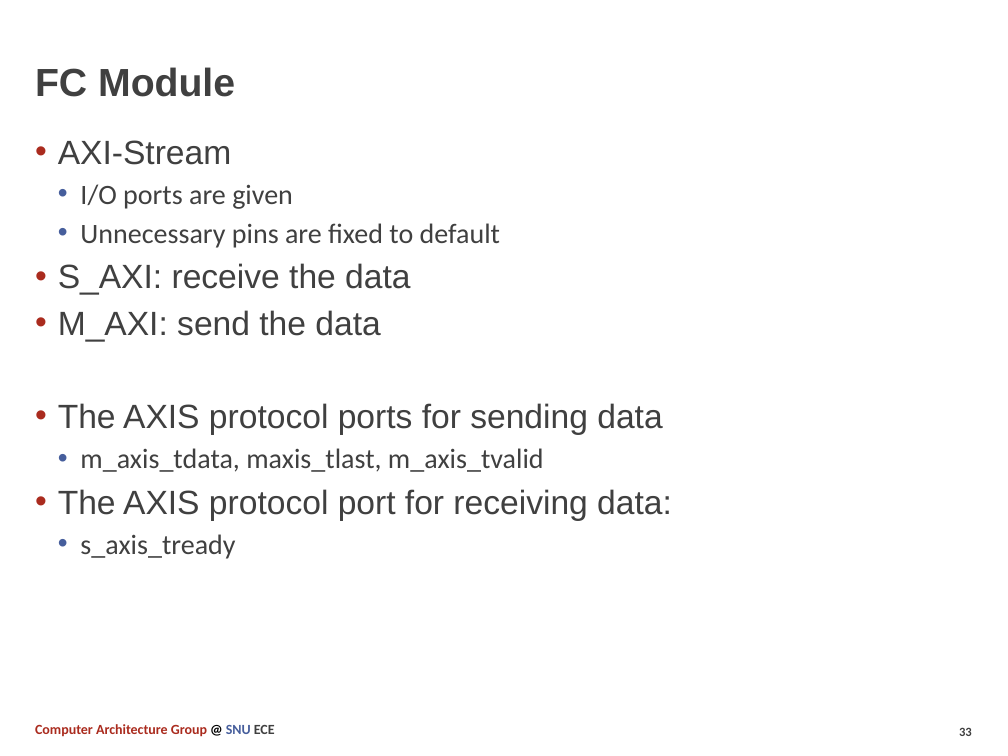
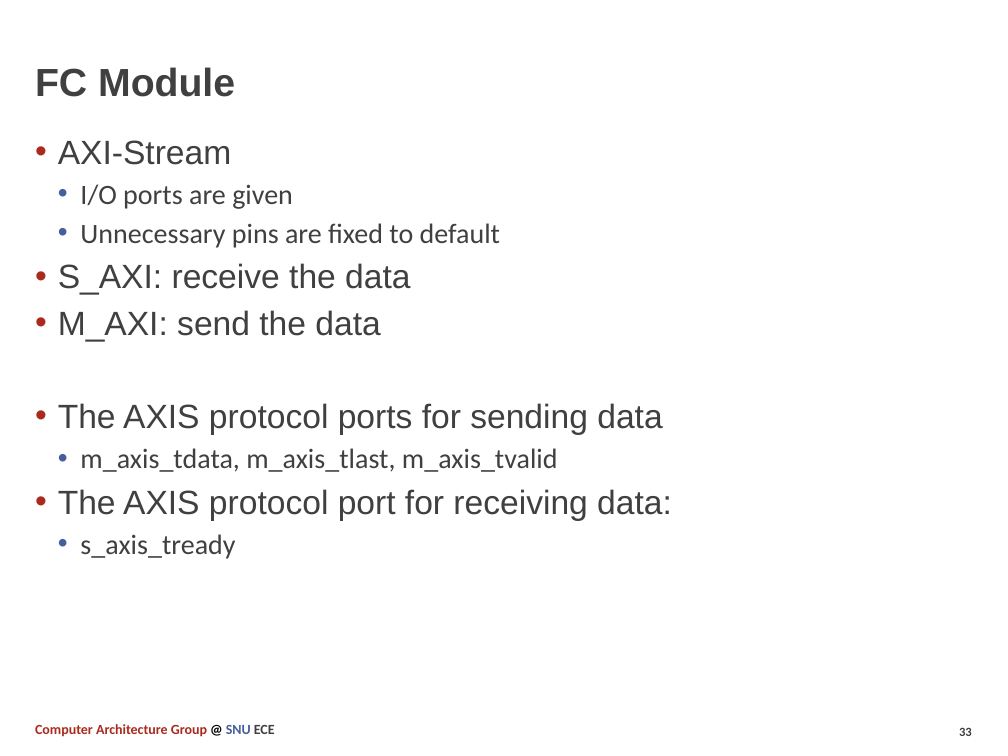
Before and after one commit to SNU-Comparch-Classes/ECE-315.A_2021_Fall_Final_Project, a slide deck: slide 33 of docs/Term_Project.pptx. Drawn at 1008x756 pixels with LibreOffice and Linux fonts; fonts in the diff are those of the drawing. Boxes give left, top, right and bottom in pixels: in the first picture for what was removed or moved away, otherwise in the second. Text is boxed around its words. In the diff, an @@ line names an element or a change of style, - is before the commit and + after.

Commit message:
fix typeo

```diff
--- a/docs/Term_Project.pptx
+++ b/docs/Term_Project.pptx
@@ text at [80,448,558,472]: text changed @@
-  • m_axis_tdata, maxis_tlast, m_axis_tvalid
+  • m_axis_tdata, m_axis_tlast, m_axis_tvalid
```
